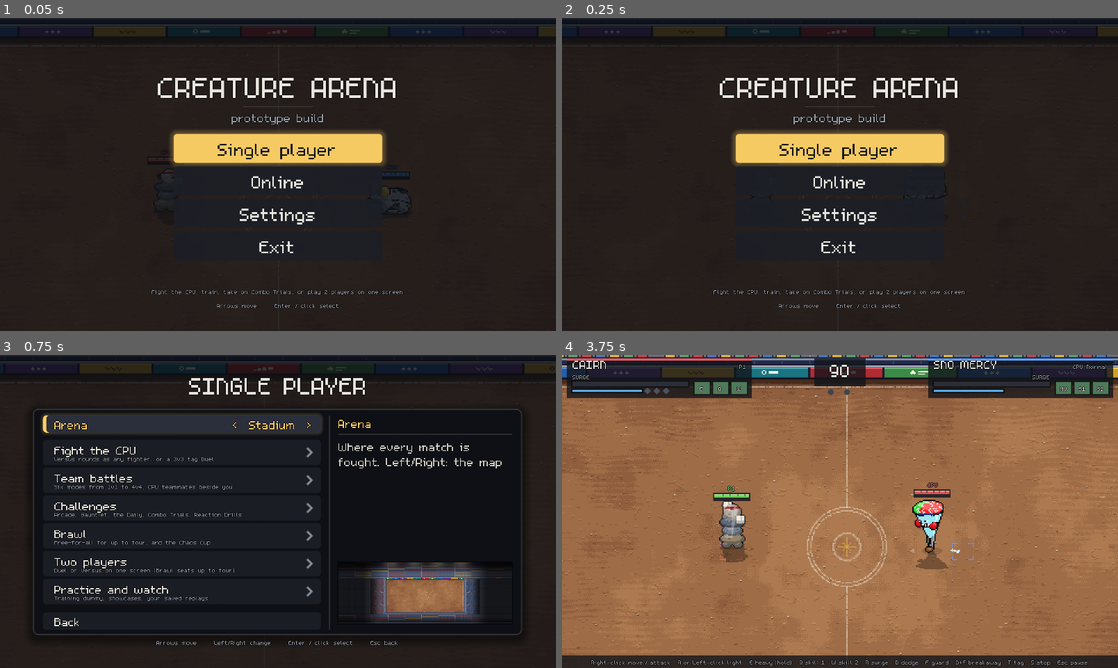
Above: before the commit, frames 1-4 (two rows, left to right).
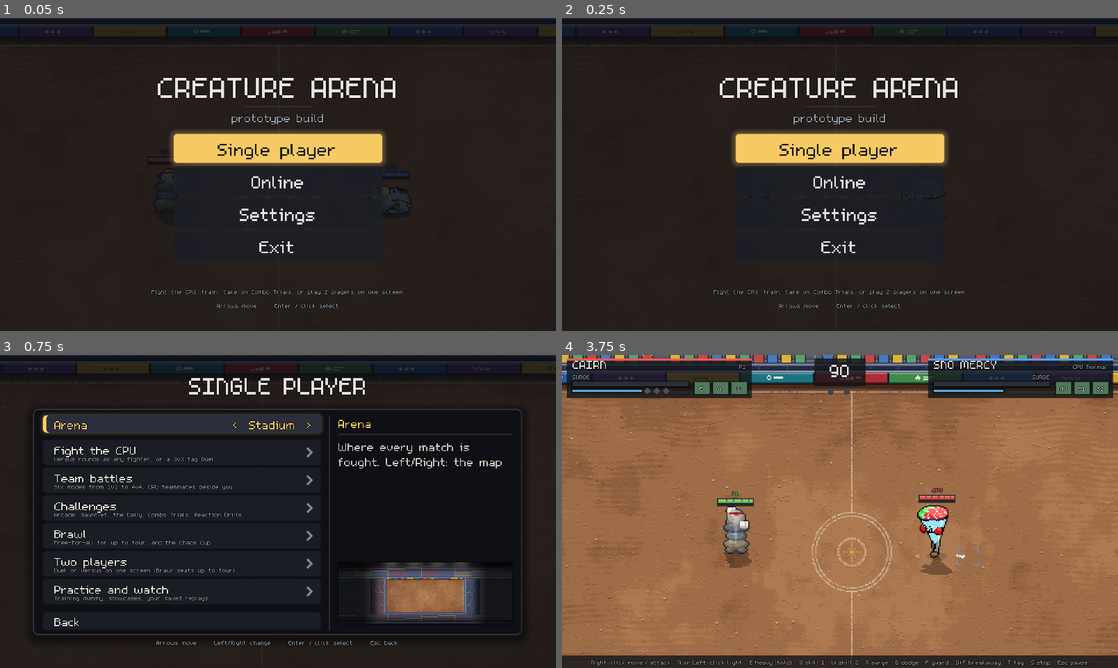
Above: after the commit, the same moments.

Repository: Redelements/creature-arena_
Game: Godot game, scene res://scenes/main.tscn
Same seed, same stepped clock (60 frames per second), same inputs: the game is played once before the commit and once after it.
Inputs (mouse positions are in pixels of both pictures, inside the frame that each line leads up to):
- Up to frame 1 (0.05 s): no input
- Up to frame 2 (0.25 s): no input
- Up to frame 3 (0.75 s): click "Single player" at 0.5 s
- Up to frame 4 (3.75 s): click "Challenges" at 1.25 s; click "Gauntlet" at 2 s; tap Enter (menu_confirm) at 2.75 s; move the mouse to (962, 495) at 2.77 s; hold D (kb_right) 2.78-3.5 s; tap F8 (kb_change_fighter) at 2.85 s; click (962, 495) at 2.92 s; drag from (728, 527) to (812, 574) at 3.52 s

Frame 1 is identical in both runs. In frame 2, 0.2% of the frame differs, in the area x 2-97%, y 2-65%; in frame 3, 0.2%; in frame 4, 9.3%, in the area x 0-100%, y 0-96%.

Commit message:
Camera feel: look-ahead, exchange push-in, deliberate KO push-in, letterbox
The fight camera leads toward an attack's facing and fast motion (dashes,
launches), capped and eased, and never pushes a fighter out of shot; it pushes
in a little on sustained close trades and eases back out; the KO push-in holds
a beat and eases in; black letterbox bars (src/view/letterbox.gd) slide in by
whole pixels for the KO push-in and a Surge's freeze. View-only, per tick.

Co-Authored-By: Claude Opus 5.5 <noreply@anthropic.com>

Diff:
--- a/src/game/main.gd
+++ b/src/game/main.gd
@@ -226,6 +226,36 @@
 const FOLLOW_ZOOM := 0.8
 ## Watching a big map with nobody here playing: as far back as this at most.
 const BIG_MAP_MIN_ZOOM := 0.5
+## The KO push-in, in ticks from the knockout: a beat held on the impact (the freeze),
+## a slow ease in, held through the slow motion, then eased back out.
+const KO_PUSH_DELAY := 6
+const KO_PUSH_IN := 34
+const KO_HOLD_UNTIL := 120
+const KO_PUSH_OUT := 40
+## Look-ahead: the camera leads toward where the action is going. An attacker leads along
+## its facing (LEAD_ATTACK px); anyone moving fast (a dash, a launch, a knockback) leads
+## along its motion, LEAD_PER_SPEED px for every px a tick. All of it together is held
+## to LEAD_MAX and eased in at LEAD_EASE a tick, and never pushes a fighter closer than
+## LEAD_KEEP to the screen's edge.
+const LEAD_ATTACK := 10.0
+const LEAD_PER_SPEED := 4.0
+const LEAD_MIN_SPEED := 1.5  ## px a tick: slower than this (a walk) leads nothing
+const LEAD_MAX := 22.0
+const LEAD_EASE := 0.06
+const LEAD_KEEP := Vector2(28, 20)
+## Exchanges: when everyone in shot is within EXCHANGE_SPAN of each other and hits or blocks
+## land (EXCHANGE_HITS of them, each within EXCHANGE_HOLD ticks of the last: a trade, not
+## one poke), the camera pushes in by up to EXCHANGE_PUSH (x the fitted zoom), easing in at
+## EXCHANGE_IN and back out at EXCHANGE_OUT a tick, so a trade tightens the shot without
+## pumping on every hit. EXCHANGE_HOLD ticks after the last hit it lets go. The push never
+## leaves less room round the fighters than EXCHANGE_PAD.
+const EXCHANGE_SPAN := Vector2(150, 90)
+const EXCHANGE_PUSH := 0.12
+const EXCHANGE_IN := 0.025
+const EXCHANGE_OUT := 0.012
+const EXCHANGE_HOLD := 70
+const EXCHANGE_HITS := 3
+const EXCHANGE_PAD := Vector2(48, 28)
 
 var sim: MatchSim
 var _cam_zoom := 0.0  ## eased toward a zoom that fits the fighters (0: snap on the next frame)
@@ -312,6 +342,13 @@
 var _ko_focus := Vector2.ZERO
 var _ko_pos := Vector2.ZERO
 var _cam_follow := Vector2.ZERO
+var _cam_lead := Vector2.ZERO  ## the look-ahead, eased; added to _cam_follow
+var _cam_prev: PackedVector2Array = []  ## each fighter's position last tick (its motion)
+var _cam_push := 0.0  ## the exchange push-in, 0..1, eased
+var _exchange_t := 0  ## ticks left since the last hit or block in shot
+var _exchange_hits := 0  ## hits and blocks in the exchange so far
+var _surge_bars := 0  ## ticks left of a Surge freeze's letterbox
+var letterbox: Letterbox
 var showcase: Showcase = null
 var duel: DuelSim = null
 ## A team battle (2v2, 3v3): every creature on the field, one per slot (TeamSim).
@@ -474,6 +511,8 @@
 	var layer := CanvasLayer.new()
 	layer.layer = 10
 	add_child(layer)
+	letterbox = Letterbox.new()  # first on the screen layer: under the flash, the fade and the HUD
+	layer.add_child(letterbox)
 	flash_rect = ColorRect.new()
 	flash_rect.color = Color(1, 0.95, 0.75, 0.0)
 	flash_rect.set_anchors_preset(Control.PRESET_FULL_RECT)
@@ -1871,6 +1910,14 @@
 	_join_cpus()  # the CPUs may still be reading the old match
 	sim = s
 	_cam_zoom = 0.0  # frame the new fight straight away
+	_cam_lead = Vector2.ZERO
+	_cam_prev = []
+	_cam_push = 0.0
+	_exchange_t = 0
+	_exchange_hits = 0
+	_surge_bars = 0
+	if letterbox != null:
+		letterbox.clear()
 	sides = p_sides.duplicate()
 	while sides.size() < sim.creatures.size():
 		sides.append(Side.CPU)  # a team battle's other slots
@@ -2149,6 +2196,7 @@
 		shake *= 0.82
 	var t_cam := PerfLog.now()
 	_update_camera()
+	_update_letterbox()
 	PerfLog.since("camera", t_cam)
 	var sh := shake * shake_scale
 	if sh <= 0.3:
@@ -2459,8 +2507,10 @@
 			crowd.cheer(0.1 + power * 0.015)
 			if fx._event_shown(e):  # (fans near a hidden fighter's hit would give it away)
 				crowd.react(Vector2(e["pos"]), 4 + mini(4, int(power * 0.25)))
+				_note_exchange()
 		"block":
 			shake = maxf(shake, 1.0)
+			_note_exchange()
 		"slam":
 			shake = maxf(shake, 4.0 if power >= 1.0 else 2.0)
 			crowd.cheer(0.3 if power >= 1.0 else 0.05)
@@ -2480,6 +2530,7 @@
 				return
 			_flash(Color(1, 0.95, 0.75), 0.55)
 			shake = maxf(shake, 3.0)
+			_surge_bars = maxi(_surge_bars, sim.hitstop)  # the letterbox holds for the freeze
 			var who := int(e.get("who", 0))
 			hud.cut_in(sim.creatures[who], clampi(sim.creatures[who].team, 0, 1), String(e.get("name", "Surge")))
 		"score":
@@ -2594,7 +2645,7 @@
 	if sim != null and showcase == null and coach == null:
 		_frame_fight(view, size)
 		base_z = _cam_zoom
-		base_focus = _cam_follow
+		base_focus = _cam_follow + _cam_lead
 	elif (showcase != null or coach != null) and sim != null and sim.creatures.size() >= 2:
 		var a := sim.creatures[0].pos
 		var b := sim.creatures[1].pos
@@ -2612,10 +2663,8 @@
 	var focus := base_focus
 	if _ko_cam_t >= 0:
 		_ko_cam_t += 1
-		var t := float(_ko_cam_t)
-		var k_in := clampf(t / 12.0, 0.0, 1.0)
-		var k_out := clampf((t - 120.0) / 40.0, 0.0, 1.0)
-		var amt := (1.0 - pow(1.0 - k_in, 3.0)) * (1.0 - k_out * k_out * (3.0 - 2.0 * k_out))
+		var amt := ko_push(_ko_cam_t)
+		var k_out := clampf(float(_ko_cam_t - KO_HOLD_UNTIL) / KO_PUSH_OUT, 0.0, 1.0)
 		z = lerpf(base_z, maxf(base_z, KO_ZOOM), amt)
 		focus = base_focus.lerp(ko_focus, amt)
 		if k_out >= 1.0:
@@ -2626,6 +2675,25 @@
 	camera.position = Vector2(_cam_axis(focus.x, half.x, size.x, CrowdView.SHOW_SIDE, CrowdView.SHOW_SIDE),
 		_cam_axis(focus.y, half.y, size.y, 0.0, CrowdView.SHOW_FRONT))
 	_update_pointers(view)
+
+
+## How far into the KO push-in the camera is, 0..1, `t` ticks after the knockout: held
+## still for the freeze's first beat, then eased in and out (smoothstep) so the push
+## reads as a deliberate move rather than a snap; held, then eased back out.
+static func ko_push(t: int) -> float:
+	var k_in := clampf(float(t - KO_PUSH_DELAY) / KO_PUSH_IN, 0.0, 1.0)
+	var k_out := clampf(float(t - KO_HOLD_UNTIL) / KO_PUSH_OUT, 0.0, 1.0)
+	return smoothstep(0.0, 1.0, k_in) * (1.0 - smoothstep(0.0, 1.0, k_out))
+
+
+## The letterbox: in for a knockout's push-in (until it starts easing back) and a Surge's
+## freeze, out otherwise. Not over the title's background match.
+func _update_letterbox() -> void:
+	if _surge_bars > 0:
+		_surge_bars -= 1
+	var ko := _ko_cam_t >= 0 and _ko_cam_t < KO_HOLD_UNTIL
+	letterbox.shown = flow != Flow.MENU and (ko or _surge_bars > 0)
+	letterbox.advance()
 
 
 ## Big maps: arrows at the screen's edge toward objectives out of shot (the caravan, the
@@ -2661,14 +2729,23 @@
 ## A fight: keeps every fighter in shot, heads included, with room around them. Close
 ## together the camera sits at the normal 1x; as they spread out it pulls back, as far as
 ## showing the whole stadium. A foe hidden from the local team (brush, a wall) is left
-## out, or the zoom would give it away.
+## out, or the zoom would give it away. On top of that fit: the look-ahead (`_cam_lead`,
+## toward where the action is going) and the exchange push-in (`_cam_push`).
 func _frame_fight(view: Vector2, size: Vector2) -> void:
 	var box := Rect2()
 	var any := false
 	var big := size.x > SimDefs.ARENA_W * 1.15 or size.y > SimDefs.ARENA_H * 1.15
 	var anchor := _cam_anchor() if big else -1
-	for i in sim.creatures.size():
+	var n := sim.creatures.size()
+	if _cam_prev.size() != n:
+		_cam_prev.resize(n)
+		for i in n:
+			_cam_prev[i] = sim.creatures[i].pos
+	var lead := Vector2.ZERO
+	for i in n:
 		var c := sim.creatures[i]
+		var moved := c.pos - _cam_prev[i]
+		_cam_prev[i] = c.pos
 		if i != anchor and c.state == CreatureSim.State.KO and _ko_cam_t < 0:
 			continue
 		if _is_hidden(i):
@@ -2679,8 +2756,11 @@
 		body = body.expand(c.pos)
 		box = body if not any else box.merge(body)
 		any = true
+		if anchor < 0 or i == anchor:  # a big map leads with the player it follows
+			lead += _lead_of(c, moved)
 	if not any:
 		return
+	var tight := box  # the fighters alone, heads to feet
 	box = box.grow_individual(CAM_PAD.x, CAM_PAD.y + 24.0, CAM_PAD.x, CAM_PAD.y)  # the HUD sits up top
 	var whole := minf(view.x / size.x, view.y / size.y)  # zoom that shows the whole stadium
 	var least := minf(whole, 1.0)
@@ -2689,14 +2769,63 @@
 	elif big:
 		least = maxf(least, BIG_MAP_MIN_ZOOM)
 	var fit := clampf(minf(view.x / box.size.x, view.y / box.size.y), least, 1.0)
+	# An exchange up close: push in a little, never past the tighter EXCHANGE_PAD room.
+	if _exchange_t > 0:
+		_exchange_t -= 1
+		if _exchange_t == 0:
+			_exchange_hits = 0
+	var close := tight.size.x <= EXCHANGE_SPAN.x and tight.size.y <= EXCHANGE_SPAN.y
+	var want := 1.0 if close and _exchange_hits >= EXCHANGE_HITS else 0.0
+	_cam_push = lerpf(_cam_push, want, EXCHANGE_IN if want > _cam_push else EXCHANGE_OUT)
+	if _cam_push < 0.002:
+		_cam_push = 0.0
+	if _cam_push > 0.0:
+		var room := tight.grow_individual(EXCHANGE_PAD.x, EXCHANGE_PAD.y + 24.0, EXCHANGE_PAD.x, EXCHANGE_PAD.y)
+		var cap := minf(view.x / room.size.x, view.y / room.size.y)
+		fit = clampf(fit * (1.0 + EXCHANGE_PUSH * _cam_push), fit, maxf(fit, cap))
 	var mid := box.get_center()
 	if _cam_zoom <= 0.0:
 		_cam_zoom = fit
 		_cam_follow = mid
+		_cam_lead = Vector2.ZERO
 	else:
 		# Pull back quickly (nobody leaves the shot), push in gently.
 		_cam_zoom = lerpf(_cam_zoom, fit, 0.12 if fit < _cam_zoom else 0.03)
 		_cam_follow = _cam_follow.lerp(mid, 0.1)
+		_cam_lead = _cam_lead.lerp(lead.limit_length(LEAD_MAX), LEAD_EASE)
+	_cam_lead = _lead_room(_cam_lead, _cam_follow, tight, view * 0.5 / _cam_zoom)
+
+
+## A hit or block landed in shot: the exchange goes on (see EXCHANGE_HITS).
+func _note_exchange() -> void:
+	_exchange_t = EXCHANGE_HOLD
+	_exchange_hits += 1
+
+
+## What one fighter adds to the look-ahead: along its facing while it attacks, along its
+## motion while it moves fast (a dash, a launch, knockback; `moved` is its step this tick).
+func _lead_of(c: CreatureSim, moved: Vector2) -> Vector2:
+	if c.state == CreatureSim.State.KO or c.state == CreatureSim.State.FALLING:
+		return Vector2.ZERO
+	var l := Vector2.ZERO
+	if c.state == CreatureSim.State.ATTACK and c.facing != Vector2.ZERO:
+		l += c.facing.normalized() * LEAD_ATTACK
+	var sp := moved.length()
+	if sp >= LEAD_MIN_SPEED and sp < 40.0:  # (a jump of more is a warp or a respawn)
+		l += moved / sp * minf(sp * LEAD_PER_SPEED, LEAD_MAX)
+	return l
+
+
+## The look-ahead cut back so the shot (`half` its size, centred on `follow` + the lead)
+## still holds `tight`, the fighters, with LEAD_KEEP to spare. It only ever shrinks the
+## lead toward nothing, never adds any.
+static func _lead_room(lead: Vector2, follow: Vector2, tight: Rect2, half: Vector2) -> Vector2:
+	var c0 := tight.get_center()
+	var spare := (half - tight.size * 0.5 - LEAD_KEEP).max(Vector2.ZERO)
+	var lo := c0 - spare - follow
+	var hi := c0 + spare - follow - Vector2(0, 24)  # heads stay clear of the HUD up top
+	return Vector2(clampf(lead.x, minf(lo.x, 0.0), maxf(hi.x, 0.0)),
+		clampf(lead.y, minf(lo.y, 0.0), maxf(hi.y, 0.0)))
 
 
 ## Whose fighter a big map's camera follows: the one player here (online, the local
--- /dev/null
+++ b/src/view/letterbox.gd
@@ -0,0 +1,50 @@
+class_name Letterbox
+extends Control
+## Black bars across the top and bottom of the screen for the big moments (a knockout's
+## push-in, a Surge's freeze), on the screen layer: over the arena, under the HUD panels.
+## main sets `shown` each tick and calls `advance()`; the bars slide in and out by whole
+## pixels, BAR_STEP a tick, so nothing is drawn between pixels or between ticks.
+
+## How tall each bar is when fully in, in canvas pixels (the 480 x 270 canvas: 9% each;
+## the top one mostly sits under the HUD panels, so it has to reach below them to read).
+const BAR_H := 24
+## How many pixels a bar moves each tick: in over 8 ticks, out over 12.
+const BAR_STEP_IN := 3
+const BAR_STEP_OUT := 2
+const C_BAR := Color(0, 0, 0, 1)
+
+var shown := false
+## The bars' height right now, in whole pixels (0: hidden).
+var h := 0
+
+
+func _init() -> void:
+	set_anchors_preset(Control.PRESET_FULL_RECT)
+	mouse_filter = Control.MOUSE_FILTER_IGNORE
+
+
+## One tick: the bars step toward in or out. Redraws only when they move.
+func advance() -> void:
+	var before := h
+	if shown:
+		h = mini(BAR_H, h + BAR_STEP_IN)
+	else:
+		h = maxi(0, h - BAR_STEP_OUT)
+	if h != before:
+		queue_redraw()
+
+
+## Straight to hidden (a new match, back to the menu).
+func clear() -> void:
+	shown = false
+	if h != 0:
+		h = 0
+		queue_redraw()
+
+
+func _draw() -> void:
+	if h <= 0:
+		return
+	var s := size
+	draw_rect(Rect2(0, 0, s.x, h), C_BAR)
+	draw_rect(Rect2(0, roundf(s.y) - h, s.x, h), C_BAR)
--- a/tests/test_ui.gd
+++ b/tests/test_ui.gd
@@ -1028,6 +1028,139 @@
 	for i in 300:
 		g._update_camera()
 	assert_near(g.camera.zoom.x, 1.0, 0.01, "close together, the camera sits at 1x:")
+	g.free()
+
+
+## Two fighters close together in the middle of the stadium, the camera settled on them.
+func _close_pair(g: Node) -> void:
+	var fr := SimDefs.floor_rect()
+	g.sim.creatures[0].pos = fr.get_center()
+	g.sim.creatures[1].pos = fr.get_center() + Vector2(40, 0)
+	for i in 300:
+		g._update_camera()
+
+
+func test_the_camera_leads_an_attack_and_never_leads_anyone_out_of_shot() -> void:
+	var g := _game()
+	g._start_match(2)  # CPU vs CPU
+	_tick(g, 2)
+	_close_pair(g)
+	assert_near(g._cam_lead.length(), 0.0, 0.5, "standing still, no look-ahead:")
+	# Fighter 0 swings to the right: the camera drifts a little that way.
+	var a: CreatureSim = g.sim.creatures[0]
+	a.state = CreatureSim.State.ATTACK
+	a.facing = Vector2.RIGHT
+	for i in 120:
+		g._update_camera()
+	assert_gt(g._cam_lead.x, 5.0, "leads along the attack:")
+	assert_lt(g._cam_lead.length(), g.LEAD_MAX + 0.01, "a little, no more:")
+	a.state = CreatureSim.State.IDLE
+	# However big a lead is asked for, every fighter stays in shot, clear of the edge.
+	var view: Vector2 = g.get_viewport().get_visible_rect().size
+	var fr := SimDefs.floor_rect()
+	var spots := [[fr.position + Vector2(20, 30), fr.end - Vector2(20, 20)], [fr.get_center(), fr.get_center() + Vector2(40, 0)]]
+	for pair in spots:
+		g.sim.creatures[0].pos = pair[0]
+		g.sim.creatures[1].pos = pair[1]
+		for push in [Vector2(400, 0), Vector2(-400, 0), Vector2(0, 400), Vector2(0, -400)]:
+			for i in 60:
+				g._cam_lead = push
+				g._update_camera()
+			var cam: Camera2D = g.camera
+			var shown := Rect2(cam.position - view * 0.5 / cam.zoom.x, view / cam.zoom.x).grow(0.5)
+			for c in g.sim.creatures:
+				assert_true(shown.has_point(c.pos), "lead %s: feet at %s in shot %s" % [push, c.pos, shown])
+	# The rule on its own: a lead is only ever cut back, toward nothing.
+	var tight := Rect2(100, 100, 40, 30)
+	assert_eq(g._lead_room(Vector2(5, 0), tight.get_center(), tight, Vector2(240, 135)), Vector2(5, 0), "room to spare: kept")
+	var cut: Vector2 = g._lead_room(Vector2(500, 0), tight.get_center(), tight, Vector2(80, 60))
+	assert_near(cut.x, 80.0 - 20.0 - g.LEAD_KEEP.x, 0.01, "cut to the room there is:")
+	assert_eq(g._lead_room(Vector2(9, 9), tight.get_center(), tight, Vector2(10, 10)), Vector2.ZERO, "no room: none")
+	g.free()
+
+
+func test_the_camera_pushes_in_on_a_trade_and_eases_out_after() -> void:
+	var g := _game()
+	g._start_match(2)
+	_tick(g, 2)
+	_close_pair(g)
+	assert_near(g.camera.zoom.x, 1.0, 0.01, "before any hit:")
+	# One poke doesn't move the camera.
+	g._note_exchange()
+	for i in 120:
+		g._update_camera()
+	assert_near(g.camera.zoom.x, 1.0, 0.01, "a single hit, no push:")
+	# A trade (hits every half second) pushes in, a little.
+	for i in 300:
+		if i % 30 == 0:
+			g._note_exchange()
+		g._update_camera()
+	assert_gt(g.camera.zoom.x, 1.06, "pushed in on the trade:")
+	assert_lt(g.camera.zoom.x, 1.0 + g.EXCHANGE_PUSH + 0.01, "only a little:")
+	# Smoothly: no tick jumps by much.
+	var before: float = g.camera.zoom.x
+	var worst := 0.0
+	for i in 600:
+		g._update_camera()
+		worst = maxf(worst, absf(g.camera.zoom.x - before))
+		before = g.camera.zoom.x
+	assert_near(g.camera.zoom.x, 1.0, 0.01, "eased back out after the trade:")
+	assert_lt(worst, 0.004, "no pumping:")
+	# Apart, a trade doesn't push in (nobody is up close).
+	g.sim.creatures[1].pos = g.sim.creatures[0].pos + Vector2(220, 0)
+	for i in 300:
+		if i % 30 == 0:
+			g._note_exchange()
+		g._update_camera()
+	assert_near(g._cam_push, 0.0, 0.01, "far apart, no push:")
+	g.free()
+
+
+func test_the_letterbox_comes_in_only_for_a_knockout_or_a_surge_freeze() -> void:
+	var g := _game()
+	g._start_match(2)
+	_tick(g, 60)
+	var lb: Letterbox = g.letterbox
+	assert_eq(lb.h, 0, "a normal fight: no bars")
+	# The KO push-in: bars slide in whole pixels at a time, and go once the push eases out.
+	g._ko_cam_t = 0
+	var seen := []
+	for i in 12:
+		g._update_letterbox()
+		seen.append(lb.h)
+	assert_eq(lb.h, Letterbox.BAR_H, "in for the knockout")
+	assert_eq(seen[0], Letterbox.BAR_STEP_IN, "sliding in, a step a tick")
+	g._ko_cam_t = g.KO_HOLD_UNTIL
+	for i in 30:
+		g._update_letterbox()
+	assert_eq(lb.h, 0, "out as the camera eases back")
+	g._ko_cam_t = -1
+	# A Surge's freeze: as long as it lasts.
+	g._surge_bars = 18
+	for i in 10:
+		g._update_letterbox()
+	assert_eq(lb.h, Letterbox.BAR_H, "in for the Surge")
+	for i in 30:
+		g._update_letterbox()
+	assert_eq(lb.h, 0, "out after the freeze")
+	# The title's background match never gets them.
+	g.flow = g.Flow.MENU
+	g._ko_cam_t = 0
+	for i in 12:
+		g._update_letterbox()
+	assert_eq(lb.h, 0, "not behind the menu")
+	g._ko_cam_t = -1
+	# The push-in: held a beat, then eased in and out, never past 0..1.
+	assert_eq(g.ko_push(0), 0.0, "still on the impact")
+	assert_eq(g.ko_push(g.KO_PUSH_DELAY), 0.0, "")
+	assert_near(g.ko_push(g.KO_PUSH_DELAY + g.KO_PUSH_IN), 1.0, 0.001, "all the way in:")
+	assert_near(g.ko_push(g.KO_HOLD_UNTIL), 1.0, 0.001, "held:")
+	assert_eq(g.ko_push(g.KO_HOLD_UNTIL + g.KO_PUSH_OUT), 0.0, "back out")
+	var prev := 0.0
+	for t in range(g.KO_PUSH_DELAY, g.KO_PUSH_DELAY + g.KO_PUSH_IN + 1):
+		var k: float = g.ko_push(t)
+		assert_true(k >= prev and k - prev < 0.06, "eased in at %d: %.3f after %.3f" % [t, k, prev])
+		prev = k
 	g.free()
 
 
Not shown, added: src/view/letterbox.gd.uid
Not shown, changed: docs/codebase-map.md
Not shown, changed: src/game/CLAUDE.md
Not shown, changed: src/view/CLAUDE.md
